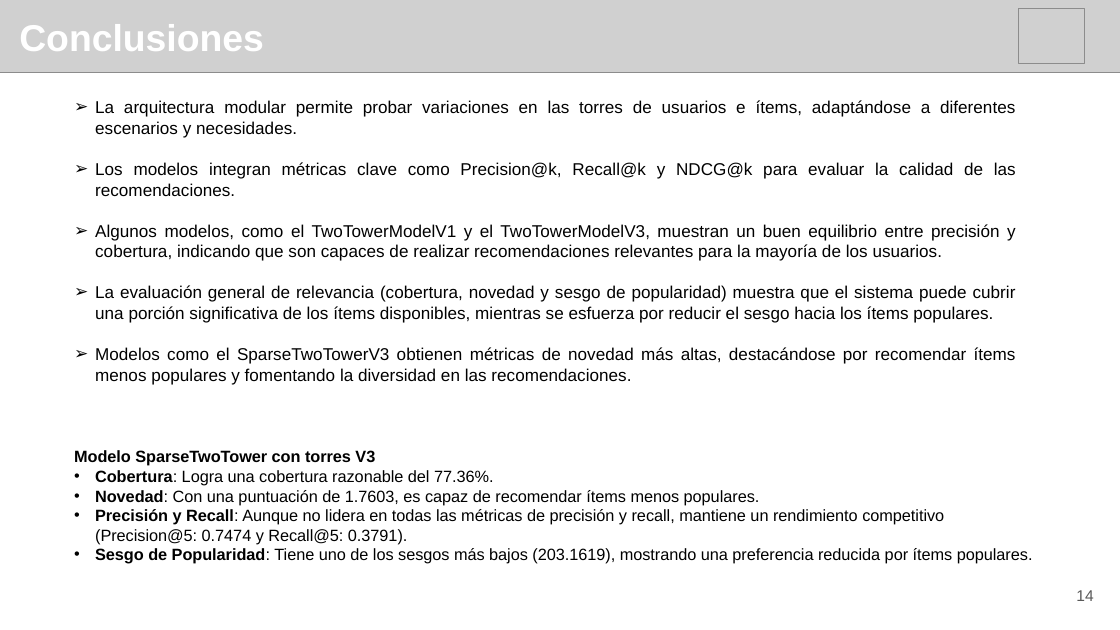
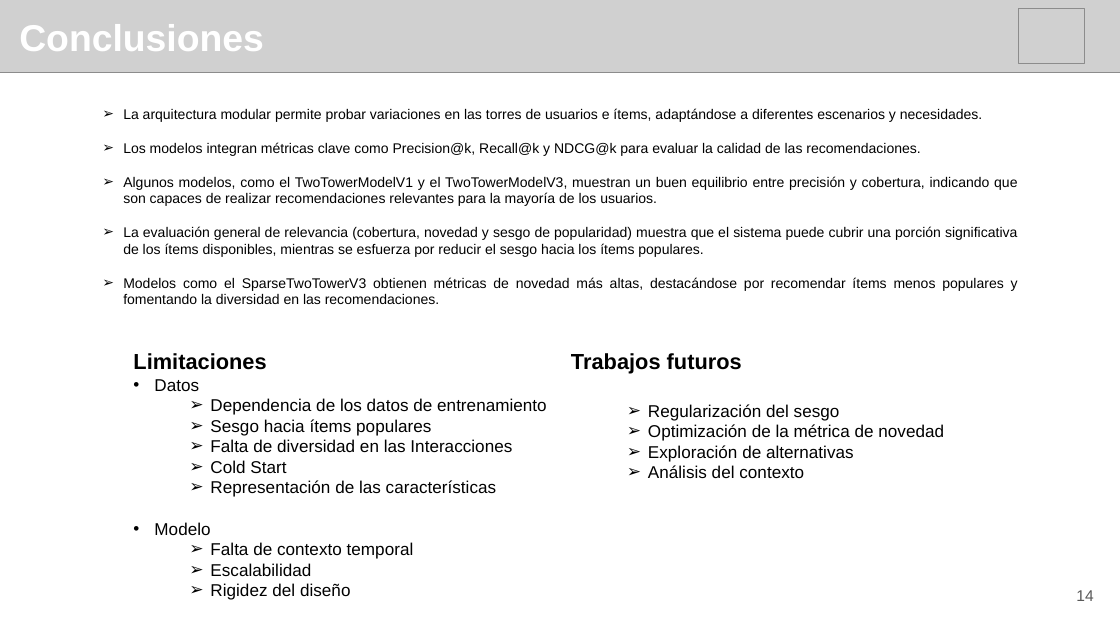
Before and after one commit to edgar-ramxs/RecSysUnab, a slide deck: slide 14 of docs/presentacion.pptx. Drawn at 1120x630 pixels with LibreOffice and Linux fonts; fonts in the diff are those of the drawing; grey boxes stand for pictures. Boxes give left, top, right and bottom in pixels: in the first picture for what was removed or moved away, otherwise in the second. Text is boxed around its words. In the diff, an @@ line names an element or a change of style, - is before the commit and + after.

Commit message:
docs (entrega): subida de tesis.pdf

```diff
--- a/docs/presentacion.pptx
+++ b/docs/presentacion.pptx
@@ text "La arquitectura modular permite probar ...": place and size @@
-text "La arquitectura modular permite probar ..." at (95, 100, 1016, 385)
+text "La arquitectura modular permite probar ..." at (123, 108, 1018, 304)
@@ text "La arquitectura modular permite probar ..." at (123, 108, 1018, 304): size 11 to 9 pt @@
@@ text added at (133, 353, 547, 600), 11 pt, text #000000 @@
+Limitaciones
+• Datos
+  ➢ Dependencia de los datos de entrenamiento
+  ➢ Sesgo hacia ítems populares
+  ➢ Falta de diversidad en las Interacciones
+  ➢ Cold Start
+  ➢ Representación de las características
+• Modelo
+  ➢ Falta de contexto temporal
+  ➢ Escalabilidad
+  ➢ Rigidez del diseño
@@ text added at (571, 353, 944, 478), 11 pt, text #000000 @@
+Trabajos futuros
+  ➢ Regularización del sesgo
+  ➢ Optimización de la métrica de novedad
+  ➢ Exploración de alternativas
+  ➢ Análisis del contexto
@@ text removed at (74, 450, 1033, 564) @@
-Modelo SparseTwoTower con torres V3
-• Cobertura: Logra una cobertura razonable del 77.36%.
-• Novedad: Con una puntuación de 1.7603, es capaz de recomendar ítems menos populares.
-• Precisión y Recall: Aunque no lidera en todas las métricas de precisión y recall, mantiene un rendimiento competitivo (Precision@5: 0.7474 y Recall@5: 0.3791).
-• Sesgo de Popularidad: Tiene uno de los sesgos más bajos (203.1619), mostrando una preferencia reducida por ítems populares.
```
Also in this commit, not shown: 4 other slides changed, 1 slide removed, 2 other files.
